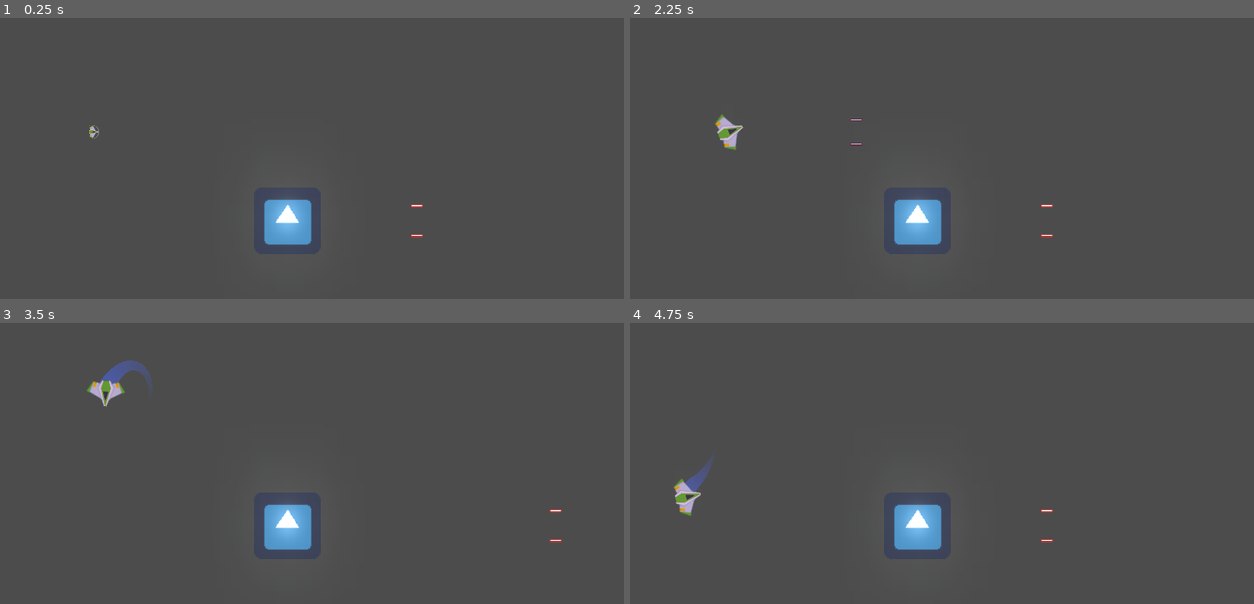
Above: before the commit, frames 1-4 (two rows, left to right).
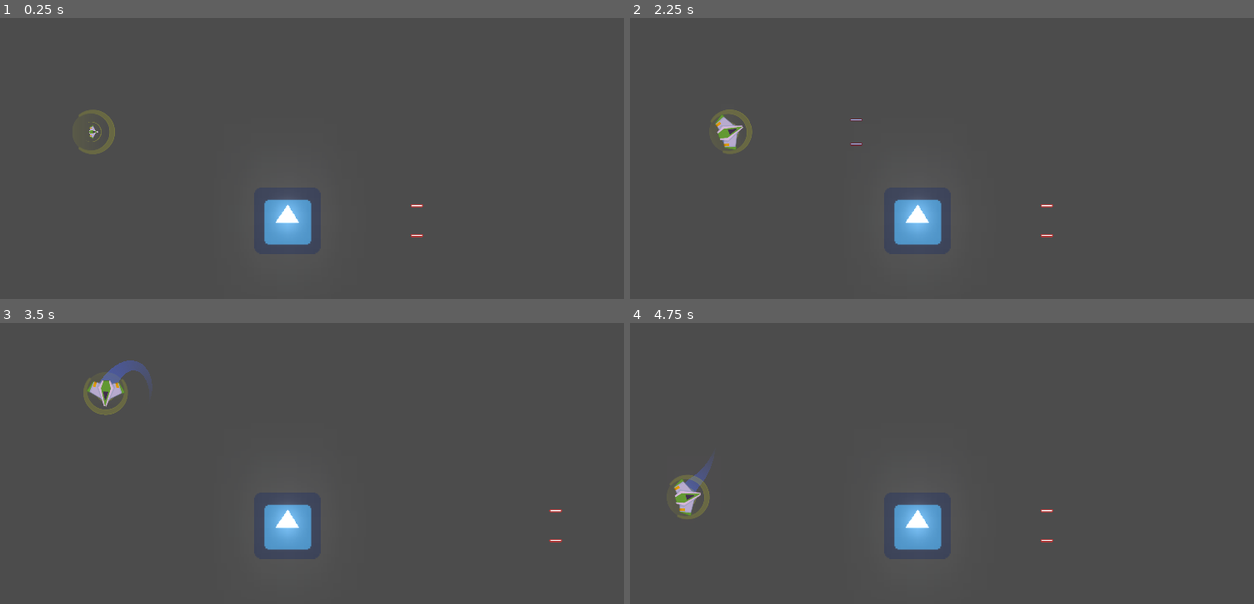
Above: after the commit, the same moments.

Repository: ismael29h/mete0rit0s-juego
Game: Godot game, scene res://Juego/Niveles/NivelTest.tscn
Same seed, same stepped clock (60 frames per second), same inputs: the game is played once before the commit and once after it. The engine's default icon, where the game draws it, is replaced by a stand-in: a white triangle on a blue panel in a dark square.
Inputs (mouse positions are in pixels of both pictures, inside the frame that each line leads up to):
- Up to frame 1 (0.25 s): no input
- Up to frame 2 (2.25 s): move the mouse to (1066, 186) at 0.52 s; hold W (mover_adelante) 0.53-1.28 s; hold Space (disparo_principal) 0.53-1.28 s; move the mouse to (786, 223) at 1.27 s; tap Shift (disparo_secundario) at 1.35 s; tap Enter at 2 s; move the mouse to (985, 121) at 2.02 s; hold W (mover_adelante) from 2.03 s (still down); hold A (mover_antihorario) from 2.03 s (still down)
- Up to frame 3 (3.5 s): keep holding W (mover_adelante); move the mouse to (255, 584) at 2.77 s; release A (mover_antihorario) at 2.78 s; tap S (mover_atrás) at 2.85 s
- Up to frame 4 (4.75 s): move the mouse to (1122, 567) at 3.52 s; release W (mover_adelante) at 3.53 s; hold D (mover_horario) 3.53-4.28 s; move the mouse to (723, 455) at 4.27 s; tap Space (disparo_principal) at 4.35 s

The runs differ from the first frame. In frame 1, 0.2% of the frame differs, in the area x 12-19%, y 32-49%; in frame 2, 0.2%; in frame 3, 0.2%; in frame 4, 0.2%.

Commit message:
Finalizado semana 2, escudo con sonido y color

Diff:
--- a/Juego/Naves/Player/Escudo.gd
+++ b/Juego/Naves/Player/Escudo.gd
@@ -15,7 +15,6 @@
 
 func _process(delta) -> void:
 	energia -= desgaste * delta
-	print(energia)
 	if energia <= 0.0:
 		desactivar()
 
@@ -33,11 +32,10 @@
 
 
 func desactivar() -> void:
-	set_process(false)
 	esta_activado = false
 	controlar_colisionador(true)
 	$AnimationPlayer.play_backwards("activando")
-
+	set_process(false)
 
 func get_esta_activado() -> bool:
 	return esta_activado
@@ -47,3 +45,8 @@
 	if anim_name == "activando" and esta_activado:
 		$AnimationPlayer.play("activado")
 		set_process(true)
+
+
+func _on_area_entered(area):
+	$ImpactoEnemigo.play()
+	area.queue_free()
--- a/Juego/Naves/Player/Escudo.tscn
+++ b/Juego/Naves/Player/Escudo.tscn
@@ -1,10 +1,11 @@
-[gd_scene load_steps=10 format=2]
+[gd_scene load_steps=11 format=2]
 
 [ext_resource path="res://Juego/Naves/Player/shield1.png" type="Texture" id=1]
 [ext_resource path="res://Juego/Naves/Player/shield2.png" type="Texture" id=2]
 [ext_resource path="res://Juego/Naves/Player/shield3.png" type="Texture" id=3]
 [ext_resource path="res://Juego/Sonidos/Audio/PlayerEscudo.ogg" type="AudioStream" id=4]
 [ext_resource path="res://Juego/Naves/Player/Escudo.gd" type="Script" id=5]
+[ext_resource path="res://Juego/Sonidos/Audio/PlayerEscudoImpacto.ogg" type="AudioStream" id=6]
 
 [sub_resource type="CircleShape2D" id=1]
 radius = 72.0069
@@ -100,7 +101,7 @@
 "times": PoolRealArray( 0.5, 0.8, 1 ),
 "transitions": PoolRealArray( 1, 1, 1 ),
 "update": 0,
-"values": [ Vector2( 1, 1 ), Vector2( 1.3, 1.3 ), Vector2( 1, 1 ) ]
+"values": [ Vector2( 1, 1 ), Vector2( 1.1, 1.1 ), Vector2( 1, 1 ) ]
 }
 tracks/4/type = "value"
 tracks/4/path = NodePath("Completo:visible")
@@ -124,7 +125,7 @@
 "times": PoolRealArray( 0.8, 1 ),
 "transitions": PoolRealArray( 1, 1 ),
 "update": 0,
-"values": [ Vector2( 1.3, 1.3 ), Vector2( 1, 1 ) ]
+"values": [ Vector2( 1.1, 1.1 ), Vector2( 1, 1 ) ]
 }
 
 [sub_resource type="Animation" id=4]
@@ -136,21 +137,24 @@
 script = ExtResource( 5 )
 
 [node name="CollisionShape2D" type="CollisionShape2D" parent="."]
+visible = false
 shape = SubResource( 1 )
 
 [node name="Completo" type="Sprite" parent="."]
-visible = false
+modulate = Color( 0.854902, 0.866667, 0.12549, 1 )
 rotation = 1.5708
 scale = Vector2( 0.9, 0.9 )
 texture = ExtResource( 3 )
 
 [node name="Abriendo1" type="Sprite" parent="."]
+modulate = Color( 0.740188, 0.749023, 0.192376, 1 )
 rotation = 1.5708
-scale = Vector2( 0.3, 0.3 )
+scale = Vector2( 0.44, 0.44 )
 texture = ExtResource( 1 )
 
 [node name="Abriendo2" type="Sprite" parent="."]
 visible = false
+modulate = Color( 0.807843, 0.819608, 0.160784, 1 )
 rotation = 1.5708
 texture = ExtResource( 2 )
 
@@ -161,5 +165,11 @@
 
 [node name="AudioStreamPlayer" type="AudioStreamPlayer" parent="."]
 stream = ExtResource( 4 )
+bus = "SFX"
 
+[node name="ImpactoEnemigo" type="AudioStreamPlayer" parent="."]
+stream = ExtResource( 6 )
+bus = "SFX"
+
+[connection signal="area_entered" from="." to="." method="_on_area_entered"]
 [connection signal="animation_finished" from="AnimationPlayer" to="." method="_on_AnimationPlayer_animation_finished"]
Not shown, added: Juego/Sonidos/Audio/PlayerEscudoImpacto.ogg.import
Not shown, added: Juego/Sonidos/Audio/PlayerEscudoImpacto.ogg
